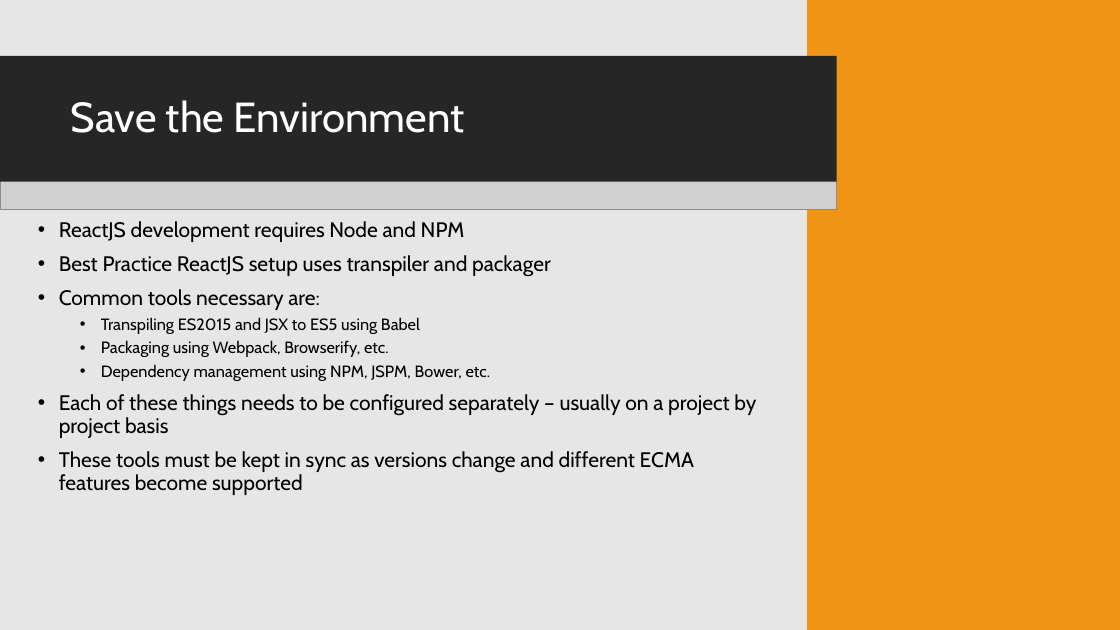
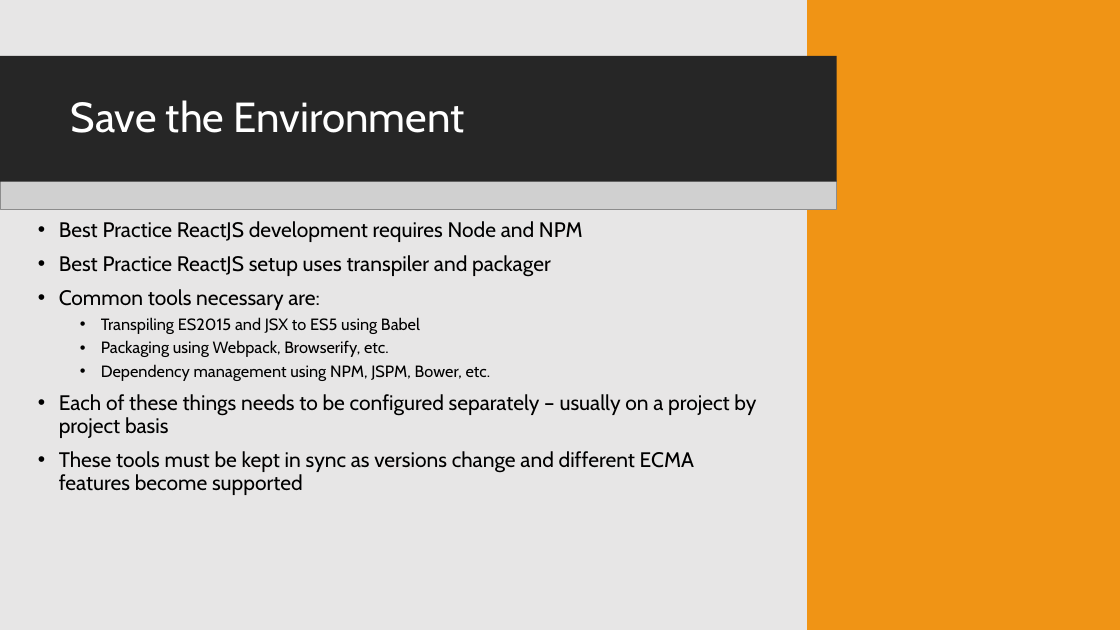
Before and after one commit to chris-wall/lets-overreact, a slide deck: slide 7 of lets-over-react.pptx. Drawn at 1120x630 pixels with LibreOffice and Linux fonts; fonts in the diff are those of the drawing; grey boxes stand for pictures; background and template pictures are left out. Boxes give left, top, right and bottom in pixels: in the first picture for what was removed or moved away, otherwise in the second. Text is boxed around its words. In the diff, an @@ line names an element or a change of style, - is before the commit and + after.

```diff
--- a/lets-over-react.pptx
+++ b/lets-over-react.pptx
@@ text at [59,221,583,242]: text changed @@
-• ReactJS development requires Node and NPM
+• Best Practice ReactJS development requires Node and NPM
```
Also in this commit, not shown: 4 other slides changed, 1 slide added.
